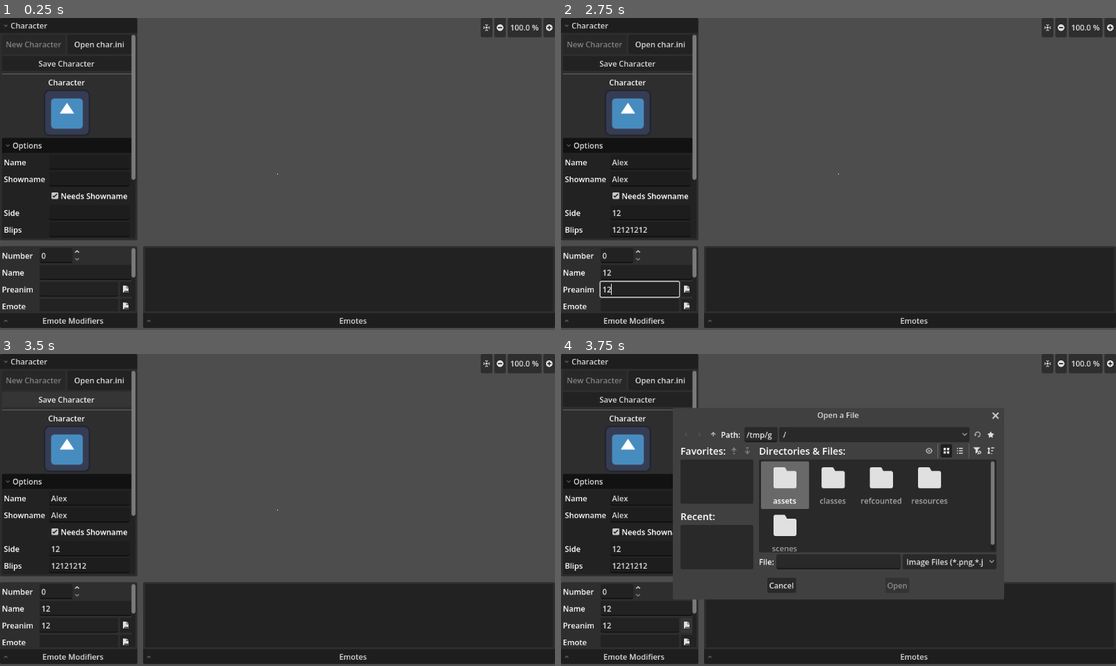
Above: before the commit, frames 1-4 (two rows, left to right).
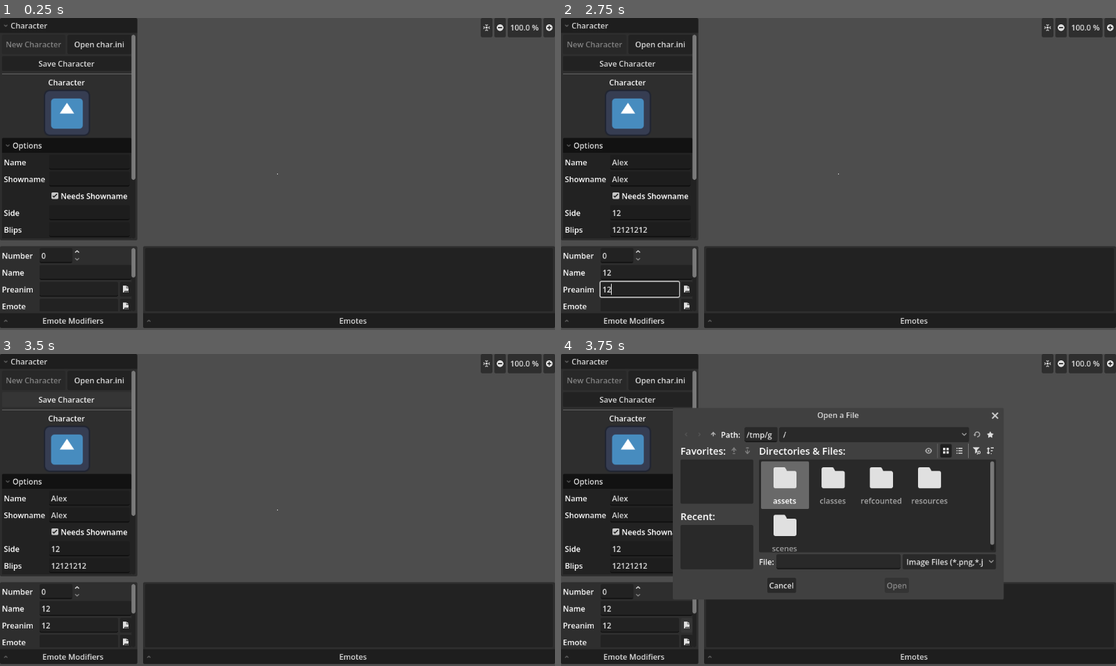
Above: after the commit, the same moments.

Repository: Crystalwarrior/KFO-CharMaker
Game: Godot game, scene res://scenes/main.tscn
The game is run twice, just before and just after one commit, with the same random seed, the same clock (stepped at 60 frames per second) and the same inputs. The engine's default icon, where the game draws it, is replaced by a stand-in: a white triangle on a blue panel in a dark square.
Inputs (mouse positions are in pixels of both pictures, inside the frame that each line leads up to):
- Up to frame 1 (0.25 s): no input
- Up to frame 2 (2.75 s): click (649, 161) at 0.52 s; type "Alex" at 0.6 s; click (649, 180) at 0.75 s; type "Alex" at 0.83 s; click (649, 211) at 0.98 s; type "12" at 1.07 s; click (649, 230) at 1.27 s; type "12" at 1.35 s; click (649, 264) at 1.5 s; type "12" at 1.58 s; click (649, 280) at 1.73 s; type "12" at 1.82 s; click (649, 295) at 2.02 s; type "12" at 2.1 s; click (644, 273) at 2.25 s; type "12" at 2.33 s; click (638, 289) at 2.48 s; type "12" at 2.57 s
- Up to frame 3 (3.5 s): click "Save Character" at 2.75 s
- Up to frame 4 (3.75 s): click (688, 625) at 3.5 s

Frames 1-3 are identical in both runs. In frame 4, 0.2% of the frame differs, in the area x 58-79%, y 18-76%.
Error after the commit: Invalid access to property or key 'emotes' on a base object of type 'Nil'. (res://scenes/char_converter.gd:296)

Commit message:
Fixed getting SoundN, SoundT, and SoundL from Ini, Implemented saving to Ini

Diff:
--- a/resources/character.gd
+++ b/resources/character.gd
@@ -57,6 +57,18 @@
 			emote_args.resize(5)
 			var emote: Emote = Emote.new(emote_args[0], emote_args[1], emote_args[2], emote_args[3], emote_args[4])
 			emotes.append(emote)
+			# set soundN for emote
+			if "soundn" in data:
+				if str(emotes.size()) in data["soundn"]:
+					emotes[emotes.size()-1].sound_name = data["soundn"][str(emotes.size())]
+			# set soundT for emote
+			if "soundt" in data:
+				if str(emotes.size()) in data["soundt"]:
+					emotes[emotes.size()-1].sound_time = data["soundt"][str(emotes.size())]
+			# set soundL for emote
+			if "soundl" in data:
+				if str(emotes.size()) in data["soundl"]:
+					emotes[emotes.size()-1].sound_loop = true if data["soundl"][str(emotes.size())] == "1" else false
 	if "options" in data:
 		var options: Dictionary = data["options"]
 		if "name" in options:
--- a/scenes/char_converter.gd
+++ b/scenes/char_converter.gd
@@ -81,11 +81,12 @@
 
 var is_image_pre: bool
 
-var current_dir: String
+var current_folder_path: String
 
 # Called when the node enters the scene tree for the first time.
 func _ready() -> void:
 	open_ini_button.pressed.connect(_on_open_ini_button_pressed)
+	save_button.pressed.connect(_on_save_button_pressed)
 	file_dialog.file_selected.connect(_on_file_selected)
 	image_dialog.file_selected.connect(_on_image_selected)
 	emote_list.item_selected.connect(_on_emote_selected)
@@ -100,12 +101,12 @@
 
 func _on_preanim_button_pressed() -> void:
 	is_image_pre = true
-	image_dialog.current_dir = current_dir
+	image_dialog.current_dir = current_folder_path
 	image_dialog.popup_centered()
 
 func _on_emote_button_pressed() -> void:
 	is_image_pre = false
-	image_dialog.current_dir = current_dir
+	image_dialog.current_dir = current_folder_path
 	image_dialog.popup_centered()
 
 func _on_char_icon_file_selected(file_path: String) -> void:
@@ -113,7 +114,7 @@
 
 func _on_file_selected(path: String) -> void:
 	var char_folder: String = path.get_base_dir()
-	current_dir = char_folder
+	current_folder_path = char_folder
 
 	# Create a new character
 	current_character = Character.new()
@@ -145,13 +146,17 @@
 
 func _on_image_selected(path: String) -> void:
 	if is_image_pre:
-		preanim_edit.text = parse_filename(path)
+		preanim_edit.text = get_emote_path(path)
 	else:
-		emote_edit.text = parse_filename(path)
-
-func parse_filename(fileName: String) -> String:
-	var result = fileName.get_file().get_slice(".", 0)
+		emote_edit.text = get_emote_path(path)
+
+func get_emote_path(filePath: String) -> String:
+	print(current_folder_path)
+	print(filePath)
+	var result = filePath.get_slice(".", 0).trim_prefix(current_folder_path + "/")
+	print(result)
 	result = result.trim_prefix("(a)").trim_prefix("(b)")
+	print(result)
 	return result
 
 func regenerate_buttons() -> void:
@@ -186,6 +191,10 @@
 	comment_edit.text = emote.display_name
 	preanim_edit.text = emote.pre
 	emote_edit.text = emote.idle
+	deskmod_option.selected = emote.desk_mod
+	sound_name_edit.text = emote.sound_name
+	sound_time_edit.value = emote.sound_time
+	sound_loop_check.button_pressed = emote.sound_loop
 	for i: int in modifier_option.item_count:
 		var id: int = modifier_option.get_item_id(i)
 		if id == emote.emote_mod:
@@ -246,10 +255,10 @@
 	emote_list.move_item(index_from, index_to)
 	current_emote_number = index_to
 
-func _notification(what):
-	if what == NOTIFICATION_WM_CLOSE_REQUEST:
-		var path = ProjectSettings.globalize_path("user://frame_cache/")
-		remove_contents_of(path)
+#func _notification(what):
+	#if what == NOTIFICATION_WM_CLOSE_REQUEST:
+		#var path = ProjectSettings.globalize_path("user://frame_cache/")
+		#remove_contents_of(path)
 
 func remove_contents_of(directory: String) -> void:
 	for dir_name in DirAccess.get_directories_at(directory):
@@ -266,3 +275,50 @@
 	var image_texture: ImageTexture = ImageTexture.new()
 	image_texture.set_image(image)
 	character_icon.texture = image_texture
+
+func _on_save_button_pressed() -> void:
+	var iniString: String
+	iniString += get_options_string()
+	iniString += get_emotions_string()
+	iniString += get_emote_option_string("SoundN")
+	iniString += get_emote_option_string("SoundT")
+	iniString += get_emote_option_string("SoundL")
+	var file: FileAccess = FileAccess.open(current_folder_path, FileAccess.WRITE)
+
+
+func get_options_string() -> String:
+	var result = "[Options]\n"
+	result += "name = %s\nshowname = %s\nside = %s\ngender = %s\ncategory = %s\nscaling = %s" % [charname_edit.text, showname_edit.text,
+	side_edit.text, blips_edit.text, category_edit.text, scaling_option.get_item_text(scaling_option.get_selected_id()).to_lower()]
+	return result
+
+func get_emotions_string() -> String:
+	var result = "[Emotions]\nnumber=%d\n\n" % current_character.emotes.size()
+	var counter = 1
+	for emote in current_character.emotes:
+		result += "%d = %s#%s#%s#%d#%d\n" % [counter, emote.display_name, emote.pre, emote.idle, emote.emote_mod, emote.desk_mod]
+		counter += 1
+	return result
+
+
+func get_emote_option_string(option: String) -> String:
+	var result = "[%s]\n" % option
+	var option_value
+	var counter = 1
+	for emote in current_character.emotes:
+		option_value = null
+		match option:
+			"SoundN":
+				option_value = emote.sound_name
+			"SoundT":
+				option_value = emote.sound_time
+			"SoundL":
+				if emote.sound_loop:
+					option_value = 1 if emote.sound_loop == true else 0
+		if option == "SoundL" and !option_value:
+			continue
+		result += "%d = %s\n" % [counter, option_value]
+		counter += 1
+	if result.length() == 9:
+		result = ""
+	return result
